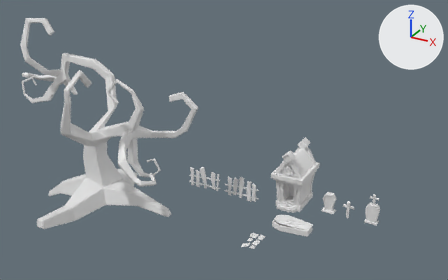
One commit to the FBX model Assets/3D/enviro.fbx: the scene before it, then after it.
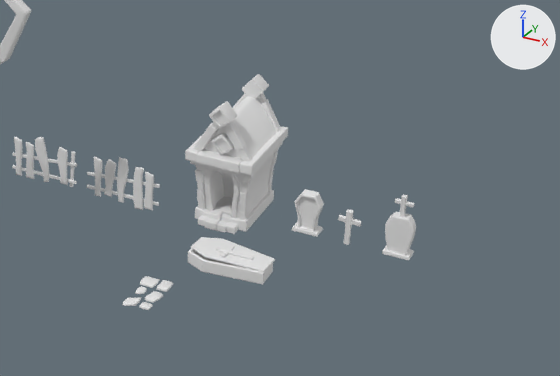
Each version appears first whole from a 50 mm lens placed at (12.3, -32.6, 19.6), pointed at (-3.9, -3.2, 4.9), and next in a close-up on the part from 41% to 100% of the width and 37% to 100% of the height. Every picture has the same lights, and +X, +Y and +Z are marked at upper right. Where no turn or scale is listed for an object, it has been applied to the vertices.

Before the edit, the objects in view are built like this:
```python
me_mesh_008 = bpy.data.meshes.new('Mesh.008')
me_mesh_008.from_pydata(...)  # 160 vertices, 304 faces; spans x -0.09..0.72, y -0.4..0.09, z -0.65..1.24
me_mesh_009 = bpy.data.meshes.new('Mesh.009')
me_mesh_009.from_pydata(...)  # 156 vertices, 296 faces; spans x -1.16..1.16, y -0.31..0.99, z -0.42..0.07
me_mesh_010 = bpy.data.meshes.new('Mesh.010')
me_mesh_010.from_pydata(...)  # 692 vertices, 538 faces; spans x -0.4..2.06, y -0.04..0.11, z -0.08..1.52
ob_barriere2 = bpy.data.objects.new('barriere2', me_mesh_010)
ob_barriere2.location = (-4.62, -1.05, 0.0)
ob_cerceuil = bpy.data.objects.new('cerceuil', me_mesh_009)
ob_cerceuil.location = (0.63, -3.31, 0.49)
ob_pierre_tombale2 = bpy.data.objects.new('pierre tombale2', me_mesh_008)
ob_pierre_tombale2.location = (4.18, 0.16, 0.68)
# also in view: 'arbre' at (-12.7, -6.0, 4.8); 'pierretombale1' at (1.8, 0.0, 0.6); 'caveau' at (-0.7, 0.3, 1.9); 'barriere1' at (-6.6, -1.0, 0.7)
```
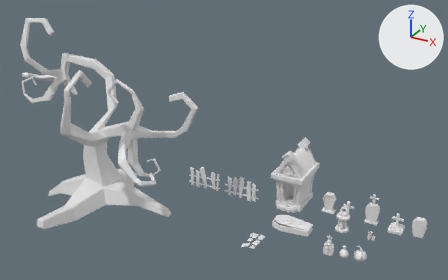
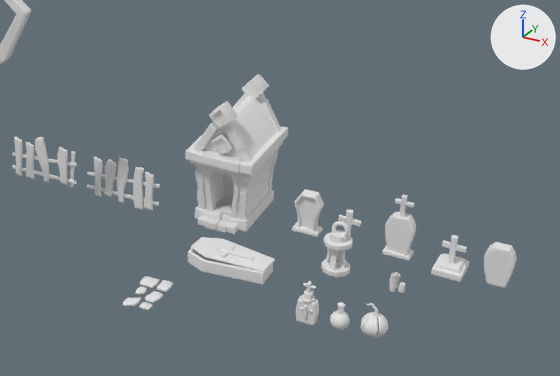
Diff of the bpy script that builds the scene:
```diff
--- a/Assets/3D/enviro.fbx.py
+++ b/Assets/3D/enviro.fbx.py
@@ me_mesh_014_1 @@
+me_mesh_014_1.from_pydata(...)  # 464 vertices, 896 faces; spans x -0.285..0.285, y -0.204..0.189, z 0.0..1.194
@@ me_mesh_016 @@
+me_mesh_016.from_pydata(...)  # 1252 vertices, 2348 faces; spans x -0.356..0.336, y -0.388..0.299, z -0.319..0.625
@@ me_mesh_021 @@
+me_mesh_021.from_pydata(...)  # 553 vertices, 1058 faces; spans x -3.77..0.38, y -2.02..0.37, z -1.28..0.24
@@ me_mesh_019 @@
+me_mesh_019.from_pydata(...)  # 234 vertices, 460 faces; spans x -0.084..0.123, y -0.08..0.08, z 0.0..0.447
@@ me_mesh_020 @@
+me_mesh_020.from_pydata(...)  # 234 vertices, 460 faces; spans x -0.089..0.089, y -0.087..0.087, z -0.004..0.257
@@ me_mesh_015 @@
+me_mesh_015.from_pydata(...)  # 644 vertices, 1276 faces; spans x -0.258..0.247, y -0.243..0.261, z -0.735..0.006
@@ me_mesh_018 @@
+me_mesh_018.from_pydata(...)  # 234 vertices, 460 faces; spans x -0.1..0.08, y -0.068..0.068, z 0.0..0.55
@@ me_mesh_017 @@
+me_mesh_017.from_pydata(...)  # 216 vertices, 194 faces; spans x -0.411..0.411, y -0.463..0.463, z 0.0..1.128
@@ me_mesh_023 @@
+me_mesh_023.from_pydata(...)  # 72 vertices, 140 faces; spans x -0.093..0.722, y -0.325..0.0, z -0.587..0.599
@@ ob_eau_benite @@
+ob_eau_benite = bpy.data.objects.new('eau benite', me_mesh_014_1)
+ob_eau_benite.location = (3.38, -4.42, 0.0)
@@ ob_goussse_d_ail @@
+ob_goussse_d_ail = bpy.data.objects.new("goussse d'ail", me_mesh_016)
+ob_goussse_d_ail.location = (5.17, -4.37, 0.48)
@@ ob_lampion @@
+ob_lampion = bpy.data.objects.new('lampion', me_mesh_021)
+ob_lampion.location = (3.24, -1.6, 1.28)
@@ ob_bougie2 @@
+ob_bougie2 = bpy.data.objects.new('bougie2', me_mesh_019)
+ob_bougie2.location = (4.91, -1.67, 0.0)
@@ ob_bougie3 @@
+ob_bougie3 = bpy.data.objects.new('bougie3', me_mesh_020)
+ob_bougie3.location = (5.13, -1.8, 0.0)
@@ ob_fiole_de_sang @@
+ob_fiole_de_sang = bpy.data.objects.new('fiole de sang', me_mesh_015)
+ob_fiole_de_sang.location = (4.25, -4.36, 0.76)
@@ ob_bougie1 @@
+ob_bougie1 = bpy.data.objects.new('bougie1', me_mesh_018)
+ob_bougie1.location = (4.91, -1.9, 0.0)
@@ ob_pierre_tombale_4 @@
+ob_pierre_tombale_4 = bpy.data.objects.new('pierre tombale 4', me_mesh_017)
+ob_pierre_tombale_4.location = (6.02, -0.15, 0.0)
@@ ob_pierre_tombale_5 @@
+ob_pierre_tombale_5 = bpy.data.objects.new('pierre tombale 5', me_mesh_023)
+ob_pierre_tombale_5.location = (6.97, 0.16, 0.48)
```

Location of each change, [x1, y1, x2, y2] in pixels of the close-ups (560 x 376 px):
'lampion', added
    after: [188, 221, 353, 285]
'pierre tombale 5', added
    after: [484, 242, 517, 288]
'pierre tombale 4', added
    after: [431, 235, 469, 282]
'eau benite', added
    after: [296, 281, 319, 326]
"goussse d'ail", added
    after: [361, 303, 388, 338]
'fiole de sang', added
    after: [330, 302, 350, 330]
'bougie1', added
    after: [389, 273, 396, 292]
'bougie3', added
    after: [398, 282, 405, 293]
'bougie2', added
    after: [395, 272, 401, 288]
'cerceuil', unchanged, covered by the edit
    before: [188, 237, 275, 285]
